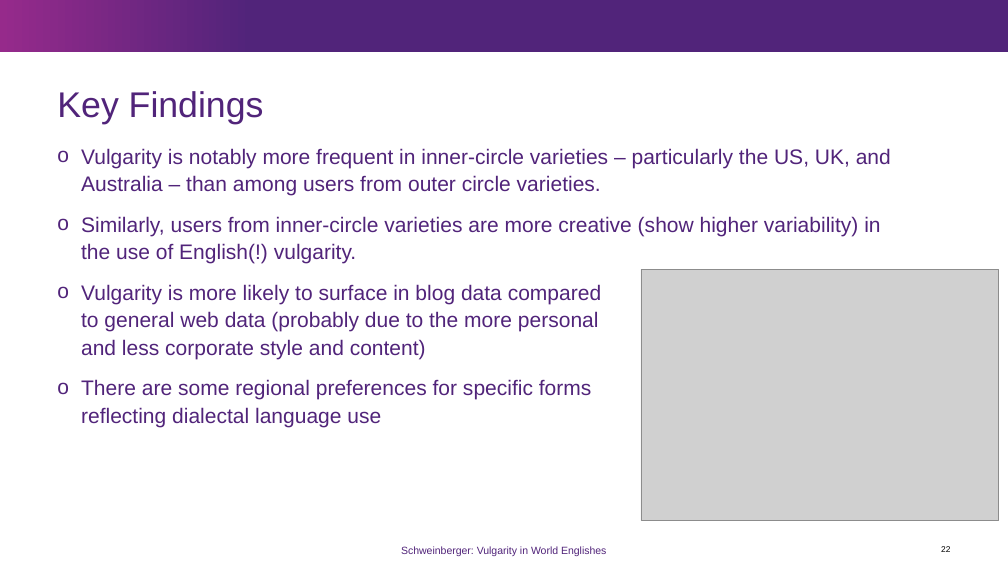
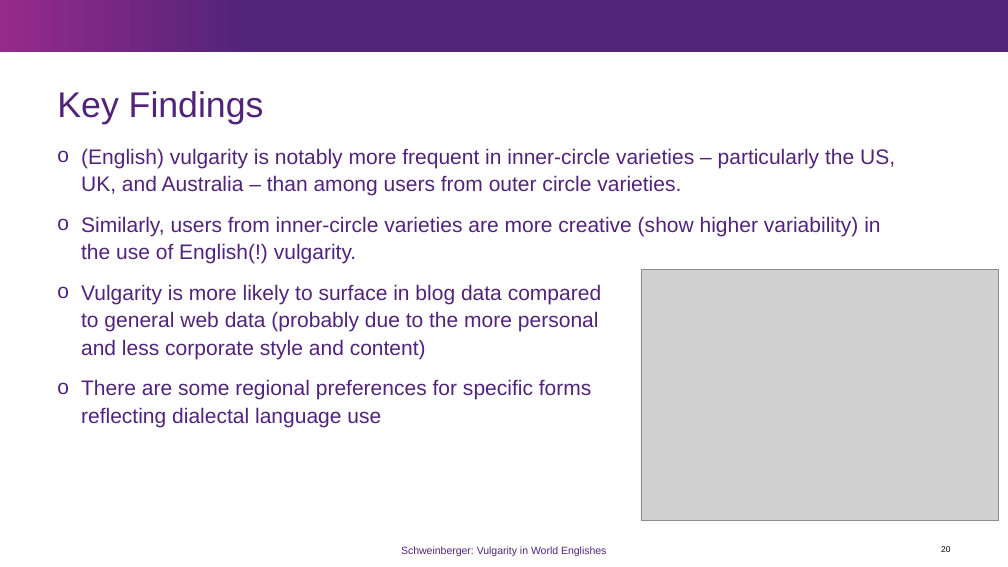
Before and after one commit to MartinSchweinberger/slides, a slide deck: slide 20 of LMU_Schweinberger_VulgarityInWorldEnglishes.pptx (slide 22 before the commit). Drawn at 1008x567 pixels with LibreOffice and Linux fonts; fonts in the diff are those of the drawing; grey boxes stand for pictures; background and template pictures are left out. Boxes give left, top, right and bottom in pixels: in the first picture for what was removed or moved away, otherwise in the second. Text is boxed around its words. In the diff, an @@ line names an element or a change of style, - is before the commit and + after.

```diff
--- a/LMU_Schweinberger_VulgarityInWorldEnglishes.pptx
+++ b/LMU_Schweinberger_VulgarityInWorldEnglishes.pptx
@@ text at (81,148,895,196): text changed @@
-o Vulgarity is notably more frequent in inner-circle varieties – particularly the US, UK, and Australia – than among users from outer circle varieties.
+o (English) vulgarity is notably more frequent in inner-circle varieties – particularly the US, UK, and Australia – than among users from outer circle varieties.
@@ page number at (941,546,950,552): text changed @@
-22
+20
```
Also in this commit, not shown: 5 other slides changed, 10 slides removed.
